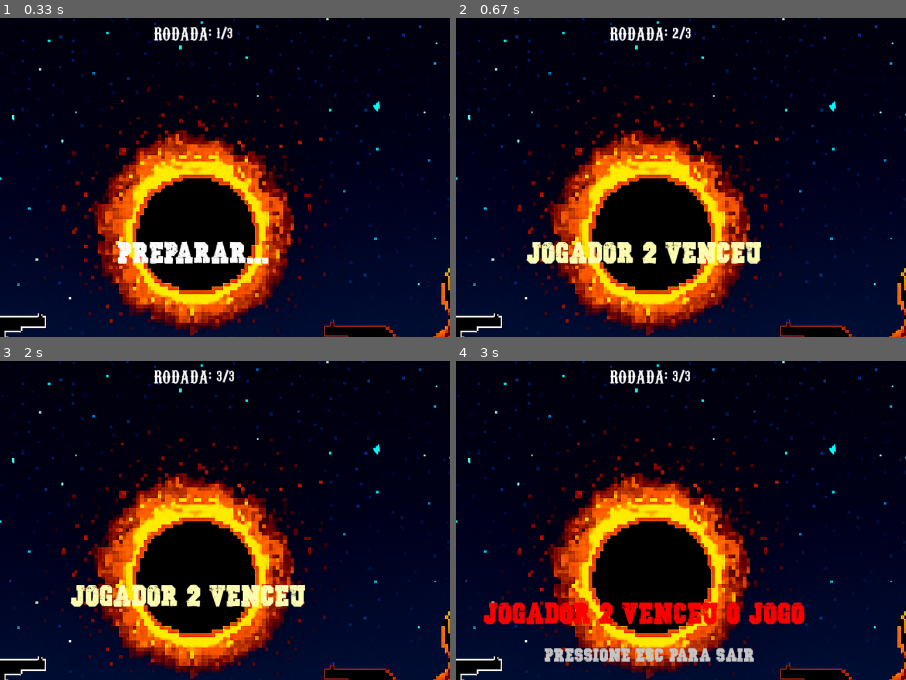
Above: before the commit, frames 1-4 (two rows, left to right).
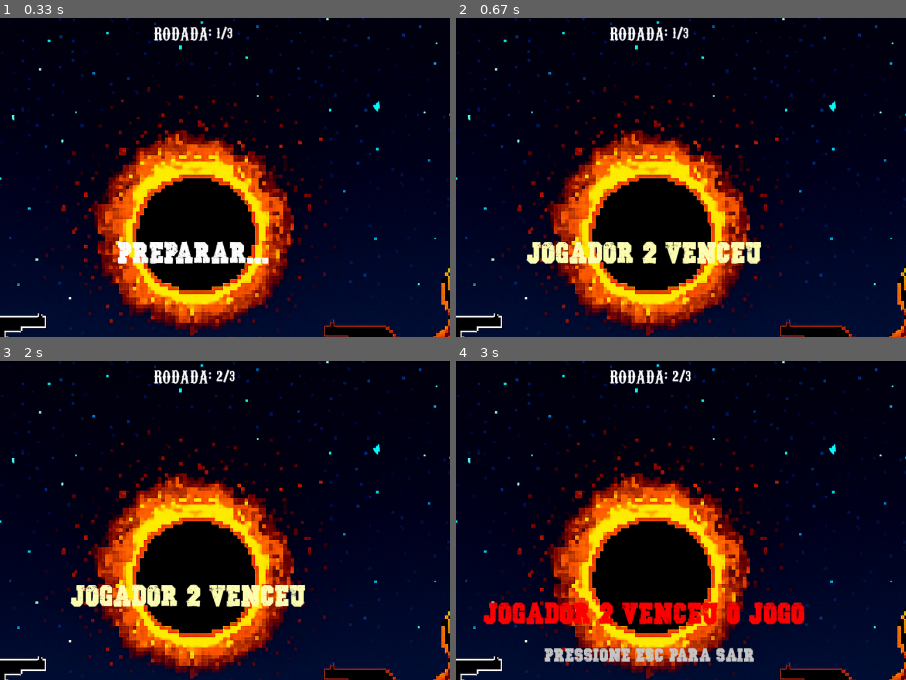
Above: after the commit, the same moments.

Repository: gabrielm313/pygame
Game: pygame game, started from faroestejogo.py
Two runs of this game, one before a commit and one after it. Both use one fixed random seed, a clock stepped at 60 frames per second and the inputs below.
Inputs:
- Up to frame 1 (0.33 s): no input
- Up to frame 2 (0.67 s): tap A at 0.33 s
- Up to frame 3 (2 s): tap A at 1.67 s
- Up to frame 4 (3 s): no input
The pictures show only the part of the screen within x 29-79%, y 8-58%; the shares and areas given below are measured in that part.

Frame 1 is identical in both runs. In frame 2, 0.1% of the frame differs, in the area x 48-53%, y 2-7%; in frame 3, less than 0.1%; in frame 4, less than 0.1%.

Commit message:
retirando bug

Diff:
--- a/faroestejogo.py
+++ b/faroestejogo.py
@@ -126,7 +126,7 @@
     state_time = pygame.time.get_ticks()
 
 def end_round(winner):
-    global state, state_time, score_p1, score_p2, round_number, winner_this_round
+    global state, state_time, score_p1, score_p2, winner_this_round
     winner_this_round = winner
     state = "resultado"
     state_time = pygame.time.get_ticks()
@@ -134,7 +134,7 @@
         score_p1 += 1
     elif winner == 2:
         score_p2 += 1
-    round_number += 1
+    # NÃO incremente round_number aqui — faremos isso quando realmente iniciarmos a próxima rodada
 
 def check_match_over():
     # vence quem primeiro chegar a ceil(BEST_OF/2)
@@ -216,6 +216,7 @@
                 if check_match_over() or round_number > BEST_OF:
                     game_over = True
                 else:
+                    round_number += 1
                     start_round()
 
     # ---------- render ----------
